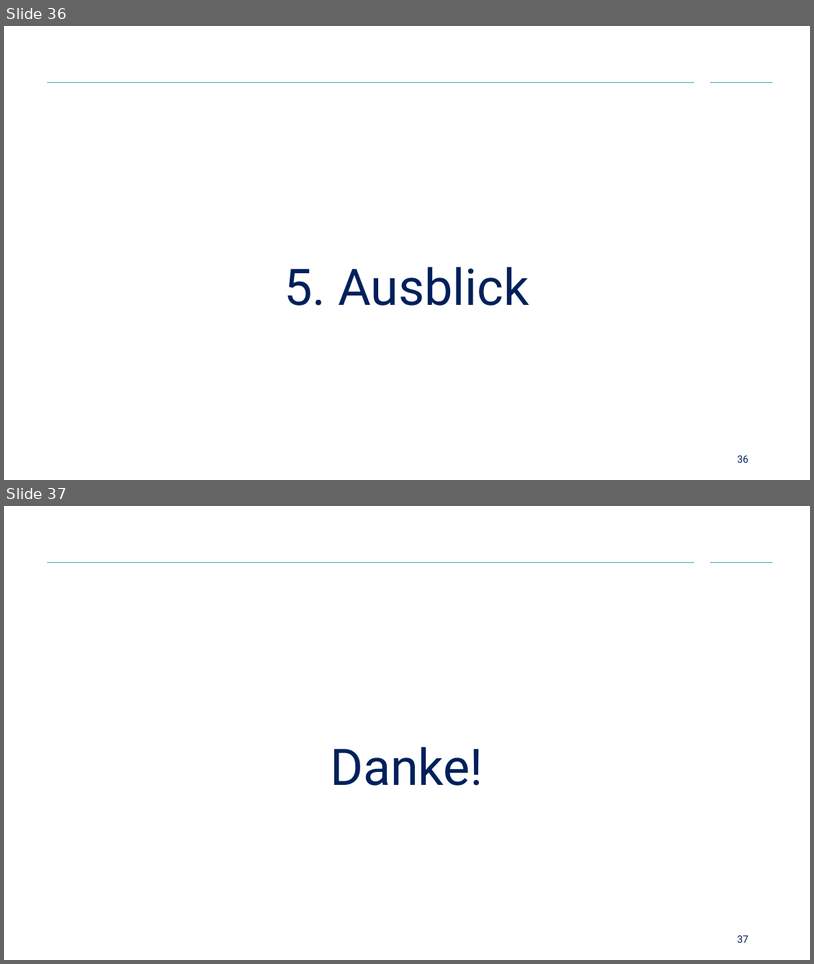
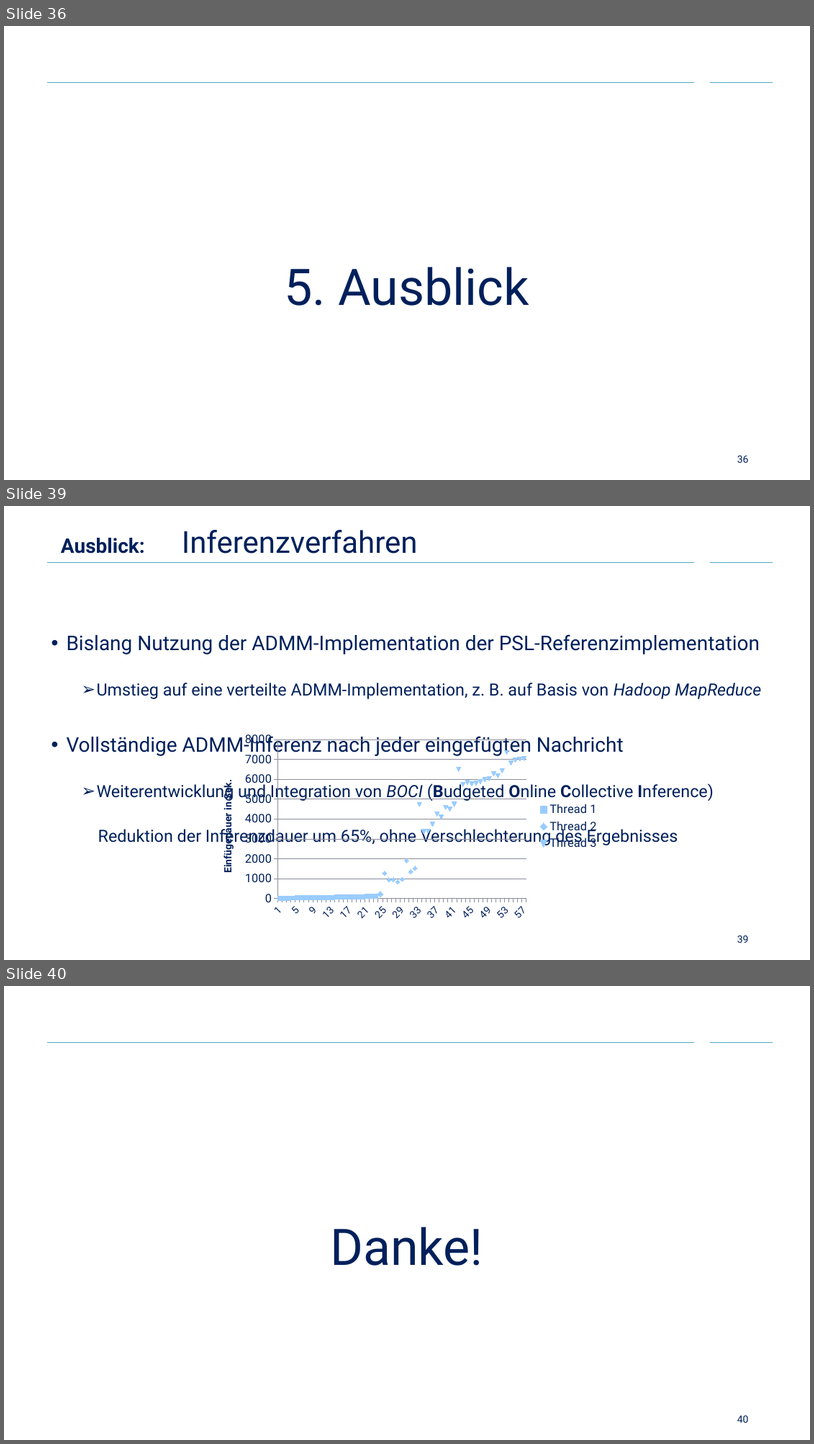
Before and after one commit to Cortys/bachelor-thesis, a slide deck: presentation/presentation.pptx. Shown one above the other, each under a label of ours: slides 36 and 37 before the commit, slides 36, 39 and 40 after it; the slides between them are not shown. The pictures are 814x964 and 814x1444 pixels, drawn with LibreOffice and Linux fonts; fonts in the diff are those of the drawing; background and template pictures are left out. Boxes give left, top, right and bottom in pixels: in the first picture for what was removed or moved away, otherwise in the second. Text is boxed around its words. In the diff, an @@ line names an element or a change of style, - is before the commit and + after.

```diff
--- a/presentation/presentation.pptx
+++ b/presentation/presentation.pptx
@@ slide 39 added at <box>4,506,810,960</box>, background #FFFFFF; not listed: 2 template elements that a slide beside it also shows @@
@@ title added at <box>61,530,418,554</box>, 36 pt, text #00205B @@
+Ausblick: Inferenzverfahren
@@ text added at <box>67,634,761,846</box>, 20 pt, text #00205B @@
+• Bislang Nutzung der ADMM-Implementation der PSL-Referenzimplementation
+  ➢ Umstieg auf eine verteilte ADMM-Implementation, z. B. auf Basis von Hadoop MapReduce
+• Vollständige ADMM-Inferenz nach jeder eingefügten Nachricht
+  ➢ Weiterentwicklung und Integration von BOCI (Budgeted Online Collective Inference)
+  Reduktion der Inferenzdauer um 65%, ohne Verschlechterung des Ergebnisses
@@ line chart added at <box>208,728,607,924</box> @@
+categories: 1, 2, 3, 4, 5, 6, 7, 8, 9, 10, 11, 12, 13, 14, 15, 16, 17, 18, 19, 20, 21, 22, 23, 24, 25, 26, 27, 28, 29, 30, 31, 32, 33, 34, 35, 36, 37, 38, 39, 40, 41, 42, 43, 44, 45, 46, 47, 48, 49, 50, 51, 52, 53, 54, 55, 56, 57
+Thread 1: 0, 0, 0, 0, 0, 0, 0, 0, 0, 0, 0, 0, 100, 100, 100, 100, 100, 100, 100, 100, 100, 100, 100, 200, -, -, -, -, -, -, -, -, -, -, -, -, -, -, -, -, -, -, -, -, -, -, -, -, -, -, -, -, -, -, -, -, -
+Thread 2: -, -, -, -, -, -, -, -, -, -, -, -, -, -, -, -, -, -, -, -, -, -, -, -, 1300, 900, 1000, 800, 1000, 1900, 1400, 1500, -, -, -, -, -, -, -, -, -, -, -, -, -, -, -, -, -, -, -, -, -, -, -, -, -
+Thread 3: -, -, -, -, -, -, -, -, -, -, -, -, -, -, -, -, -, -, -, -, -, -, -, -, -, -, -, -, -, -, -, -, 4700, 3400, 3400, 3700, 4300, 4100, 4600, 4500, 4700, 6500, 5700, 5800, 5800, 5800, 5900, 6000, 6000, 6300, 6200, 6400, 7300, 6800, 7000, 7000, 7000
@@ page number added at <box>738,935,749,942</box>, 12 pt, text #00205B @@
+39
@@ what was slide 37 is now slide 40 @@
@@ page number at <box>738,1415,749,1422</box>: text changed @@
-37
+40
```
Also in this commit, not shown: 1 slide changed, 2 other slides added, 1 other file.
